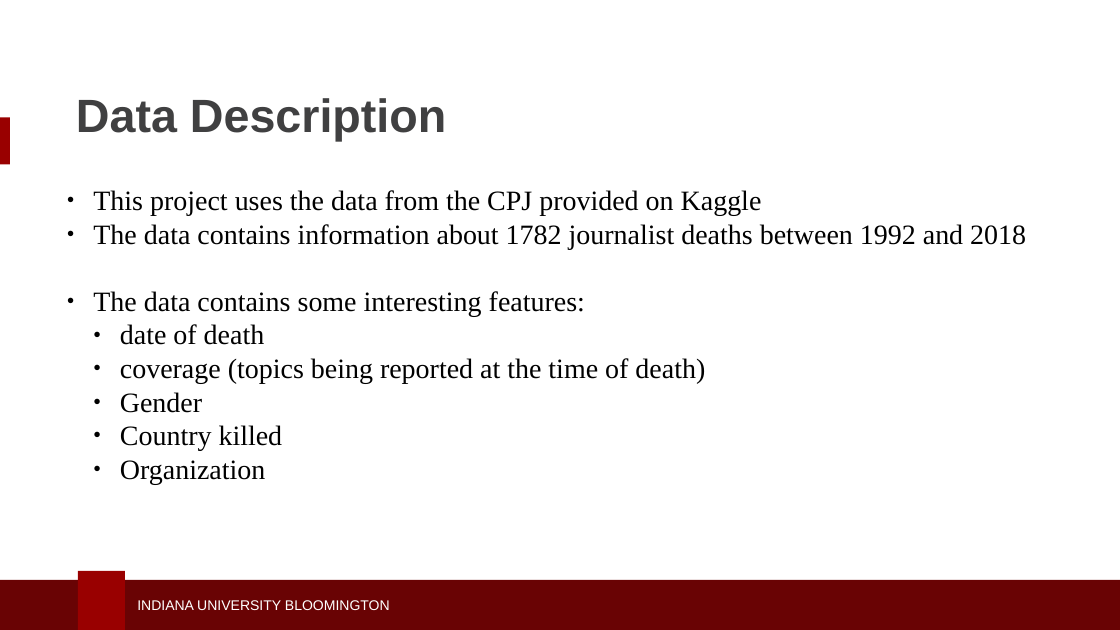
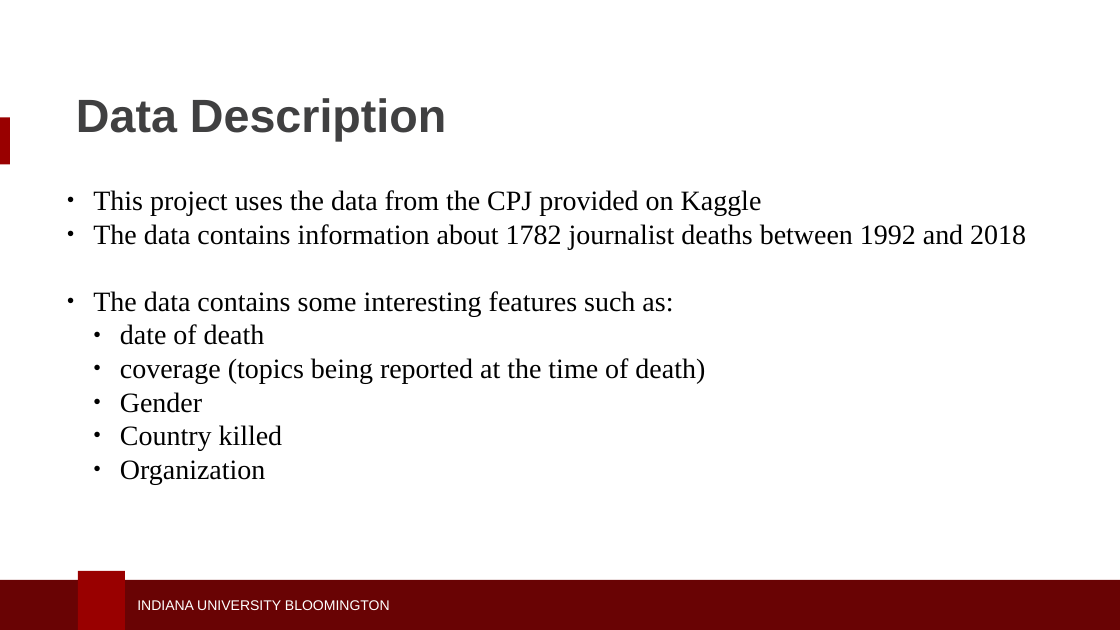
Before and after one commit to seashiva94/data_viz_project, a slide deck: slide 14 of dviz_ppt.pptx (slide 13 before the commit). Drawn at 1120x630 pixels with LibreOffice and Linux fonts; fonts in the diff are those of the drawing; background and template pictures are left out. Boxes give left, top, right and bottom in pixels: in the first picture for what was removed or moved away, otherwise in the second. Text is boxed around its words. In the diff, an @@ line names an element or a change of style, - is before the commit and + after.

```diff
--- a/dviz_ppt.pptx
+++ b/dviz_ppt.pptx
@@ text at <box>93,291,673,316</box>: text changed @@
-● The data contains some interesting features:
+● The data contains some interesting features such as:
```
Also in this commit, not shown: 11 other slides changed, 7 slides added, 6 slides removed.
